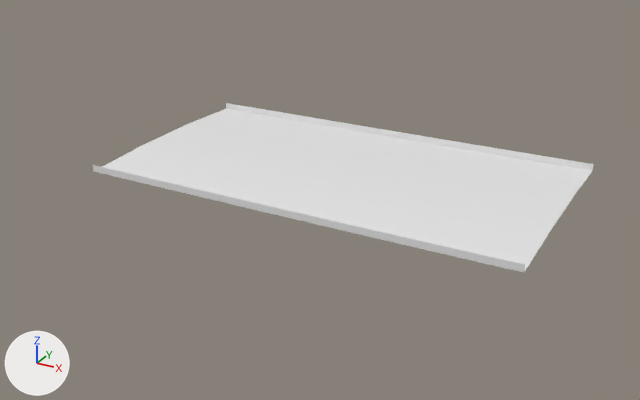
One commit to the glTF model public/assets/gen4/models/track-41.glb: the scene before it, then after it.
The view is the same before and after, from a 50 mm lens placed at (274.1, -301.4, 47.0), pointed at (218.9, -201.0, -3.2). Every picture has the same lights, and +X, +Y and +Z are marked at lower left. The first picture is the older version. Vertices at exactly the same position are counted once.

Objects in the first picture: 'track-41'.
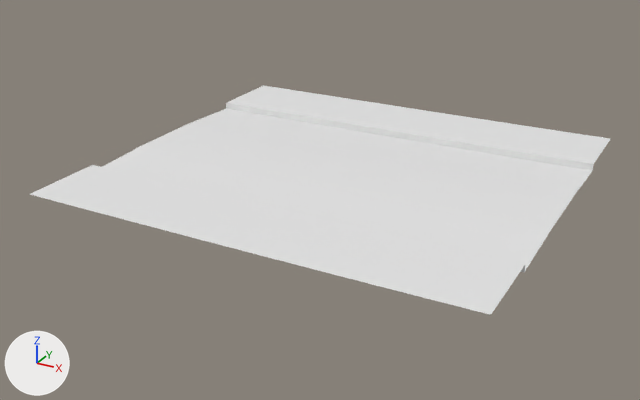
Boxes [x1, y1, x2, y2] around the edits, measured in the pictures (640 x 400 px):
'track-41', reshaped (16% wider, 36% taller): before [93, 103, 594, 272]; after [30, 85, 610, 315]
part 1 of me_track_41, added: after [30, 165, 525, 315]
part 2 of me_track_41, added: after [227, 85, 610, 164]

The change, as a diff of the scene's bpy script:
```diff
--- a/public/assets/gen4/models/track-41.glb.py
+++ b/public/assets/gen4/models/track-41.glb.py
@@ me_track_41 @@
 # used by ob_track_41; location = (0.0, 0.0, 0.0)
-me_track_41.from_pydata(...)  # 819 vertices, 1488 faces; spans x 189.9..252.2, y -214.9..-180.7, z 0.3..1.4
+me_track_41.from_pydata(...)  # 945 vertices, 1736 faces; spans x 189.9..252.4, y -226.9..-168.7, z 0.3..1.4
+# me_track_41 part 1
+# 1 vertex is added at (247.3, -226.9, 1.4)
+# 30 new vertices lie (1.1, -12.0, 0.0) away from vertices in x 202.9..249.2, y -214.9..-214.8, z 1.3..1.4
+# 24 new vertices lie (0.0, -12.0, 0.0) away from vertices in x 189.9..218.0, y -214.9..-214.6, z 1.3..1.4
+# 8 new vertices lie (0.2, -12.0, 0.0) away from vertices in x 241.1..252.2, y -214.9..-214.8, z 1.4
+# 124 new faces join them
+# me_track_41 part 2
+# 27 new vertices lie (-0.1, 12.0, 0.0) away from vertices in x 209.9..244.7, y -181.4..-180.8, z 1.3..1.4
+# 27 new vertices lie (0.0, 12.0, 0.0) away from vertices in x 189.9..222.8, y -181.6..-181.2, z 1.3..1.4
+# 9 new vertices lie (-0.2, 12.0, 0.0) away from vertices in x 235.8..251.7, y -181.0..-180.7, z 1.4
+# 124 new faces join them
```
